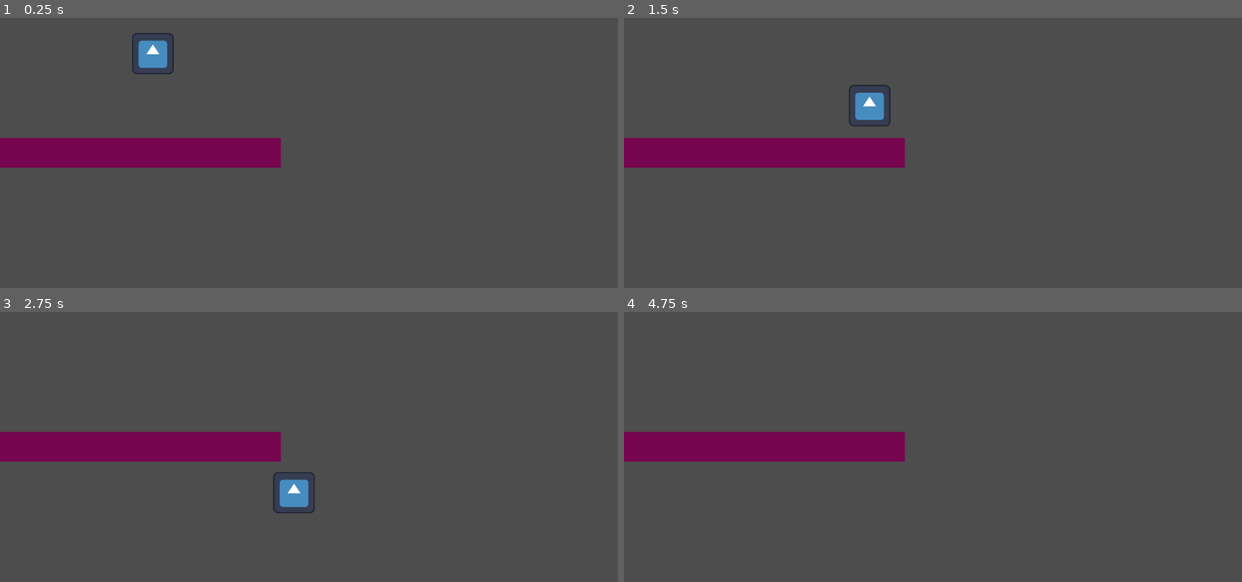
Above: before the commit, frames 1-4 (two rows, left to right).
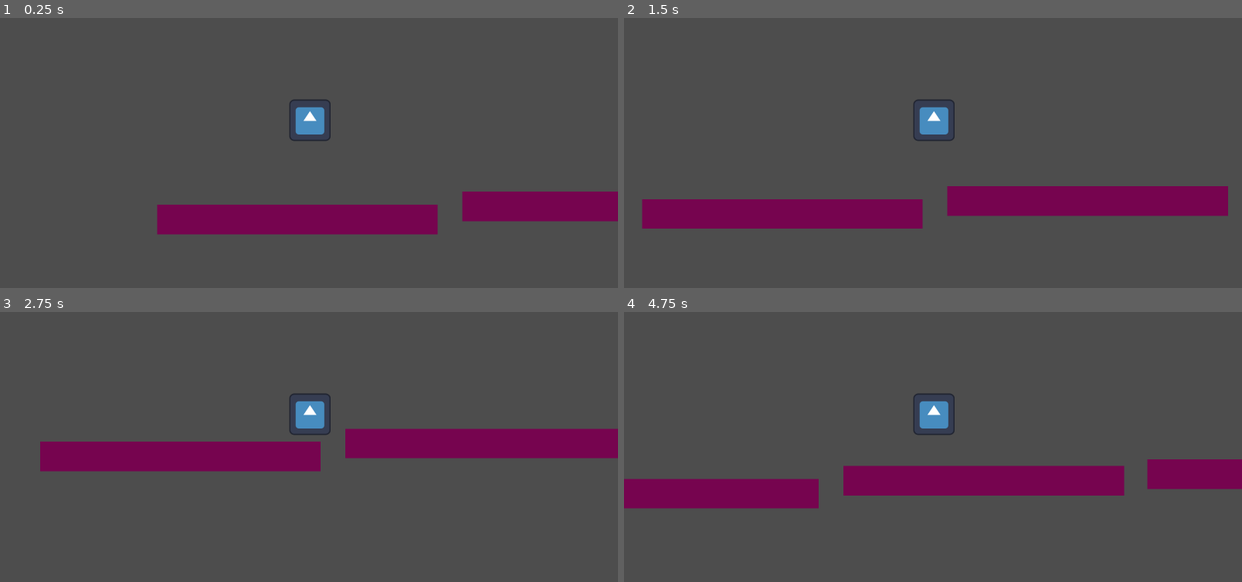
Above: after the commit, the same moments.

Repository: Truncz05/ggj-happy-jump
Game: Godot game, scene res://game_area.tscn
Same seed, same stepped clock (60 frames per second), same inputs: the game is played once before the commit and once after it. The engine's default icon, where the game draws it, is replaced by a stand-in: a white triangle on a blue panel in a dark square.
Inputs:
- Up to frame 1 (0.25 s): no input
- Up to frame 2 (1.5 s): tap Enter (ui_accept) at 0.5, 0.77 s; hold Right (ui_right) from 0.53 s (still down)
- Up to frame 3 (2.75 s): tap Enter (ui_accept) at 1.52 s; release Right (ui_right) at 2.03 s; hold Left (ui_left) from 2.03 s (still down)
- Up to frame 4 (4.75 s): release Left (ui_left) at 2.78 s; hold Right (ui_right) 2.78-4.28 s; tap Enter (ui_accept) at 3.02, 3.77, 4.52 s; hold Left (ui_left) from 4.28 s (still down)

The runs differ from the first frame. In frame 1, 14% of the frame differs, in the area x 0-100%, y 5-81%; in frame 2, 16%, in the area x 0-98%, y 24-78%; in frame 3, 10%; in frame 4, 16%.

Commit message:
cambios mapa + cambio velocidad de salto y movimiento

Diff:
--- a/CharacterBody2D.gd
+++ b/CharacterBody2D.gd
@@ -1,8 +1,8 @@
 extends CharacterBody2D
 
 
-const SPEED = 300.0
-const JUMP_VELOCITY = -400.0
+const SPEED = 450.0
+const JUMP_VELOCITY = -600.0
 
 # Get the gravity from the project settings to be synced with RigidBody nodes.
 var gravity = ProjectSettings.get_setting("physics/2d/default_gravity")
--- /dev/null
+++ b/game_area.gd
@@ -0,0 +1,11 @@
+extends Node2D
+
+
+# Called when the node enters the scene tree for the first time.
+func _ready():
+	pass # Replace with function body.
+
+
+# Called every frame. 'delta' is the elapsed time since the previous frame.
+func _process(delta):
+	pass
--- a/game_area.tscn
+++ b/game_area.tscn
@@ -1,6 +1,7 @@
-[gd_scene load_steps=5 format=3 uid="uid://dy4ma3ffjk0u8"]
+[gd_scene load_steps=6 format=3 uid="uid://dy4ma3ffjk0u8"]
 
 [ext_resource type="Script" path="res://CharacterBody2D.gd" id="1_jv378"]
+[ext_resource type="Script" path="res://game_area.gd" id="1_shgic"]
 [ext_resource type="Texture2D" uid="uid://dahx2kyx7wj2l" path="res://icon.svg" id="2_sdmyi"]
 
 [sub_resource type="RectangleShape2D" id="RectangleShape2D_hfsxh"]
@@ -10,6 +11,7 @@
 size = Vector2(109, 122)
 
 [node name="Node2D" type="Node2D"]
+script = ExtResource("1_shgic")
 
 [node name="RigidBody2D" type="RigidBody2D" parent="."]
 position = Vector2(7, 569)
@@ -27,10 +29,14 @@
 offset_right = 856.0
 offset_bottom = 80.0
 color = Color(0.462745, 0.0156863, 0.309804, 1)
+metadata/_edit_use_anchors_ = true
 
 [node name="CharacterBody2D" type="CharacterBody2D" parent="."]
 position = Vector2(429, 263)
 script = ExtResource("1_jv378")
+
+[node name="Camera2D" type="Camera2D" parent="CharacterBody2D"]
+position = Vector2(38, 9)
 
 [node name="CollisionShape2D" type="CollisionShape2D" parent="CharacterBody2D"]
 modulate = Color(1, 1, 0, 1)
@@ -40,3 +46,39 @@
 [node name="Sprite2D" type="Sprite2D" parent="CharacterBody2D"]
 position = Vector2(41, 2)
 texture = ExtResource("2_sdmyi")
+
+[node name="RigidBody2D2" type="RigidBody2D" parent="."]
+position = Vector2(7, 569)
+disable_mode = 1
+gravity_scale = 0.0
+
+[node name="CollisionShape2D" type="CollisionShape2D" parent="RigidBody2D2"]
+modulate = Color(0.133333, 0, 0.0588235, 1)
+position = Vector2(1354, 1)
+shape = SubResource("RectangleShape2D_hfsxh")
+
+[node name="ColorRect" type="ColorRect" parent="RigidBody2D2"]
+offset_left = 932.0
+offset_top = -51.0
+offset_right = 1795.0
+offset_bottom = 40.0
+color = Color(0.462745, 0.0156863, 0.309804, 1)
+metadata/_edit_use_anchors_ = true
+
+[node name="RigidBody2D3" type="RigidBody2D" parent="."]
+position = Vector2(7, 569)
+disable_mode = 1
+gravity_scale = 0.0
+
+[node name="CollisionShape2D" type="CollisionShape2D" parent="RigidBody2D3"]
+modulate = Color(0.133333, 0, 0.0588235, 1)
+position = Vector2(2299, -27)
+shape = SubResource("RectangleShape2D_hfsxh")
+
+[node name="ColorRect" type="ColorRect" parent="RigidBody2D3"]
+offset_left = 1866.0
+offset_top = -71.0
+offset_right = 2729.0
+offset_bottom = 20.0
+color = Color(0.462745, 0.0156863, 0.309804, 1)
+metadata/_edit_use_anchors_ = true
